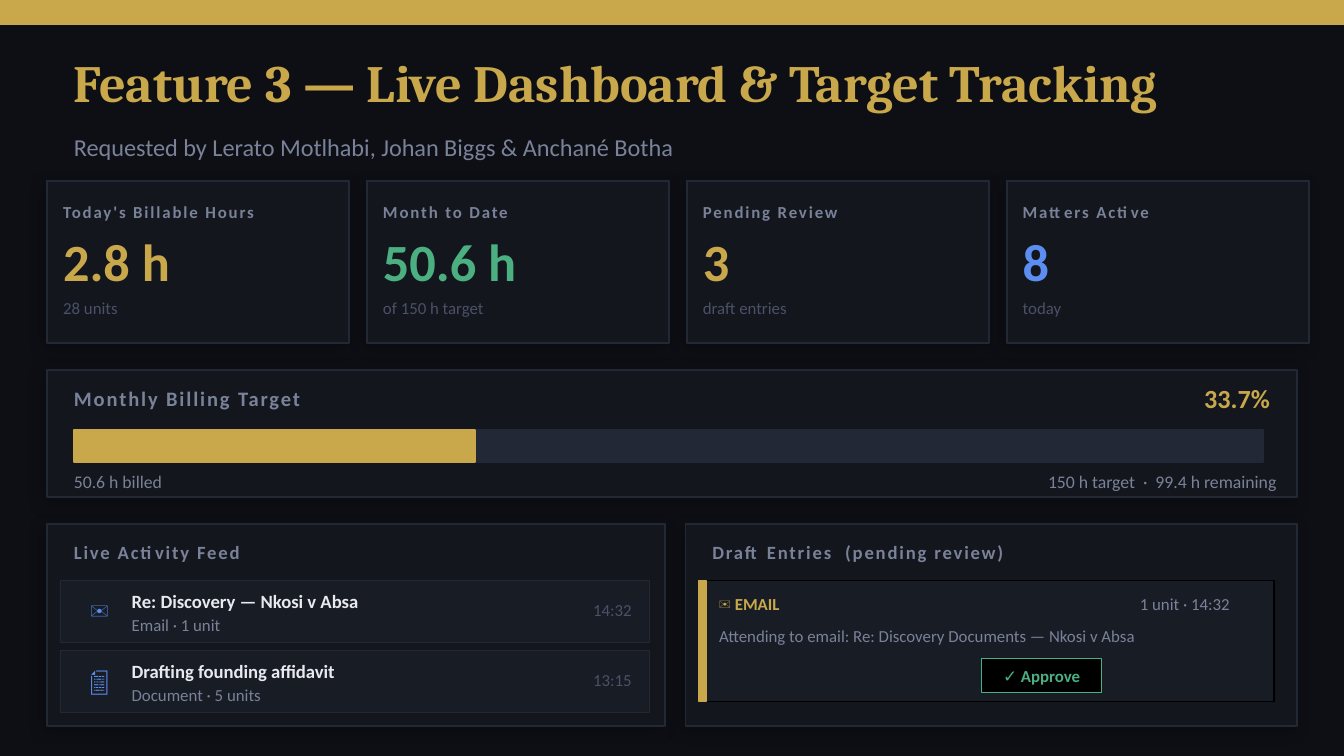
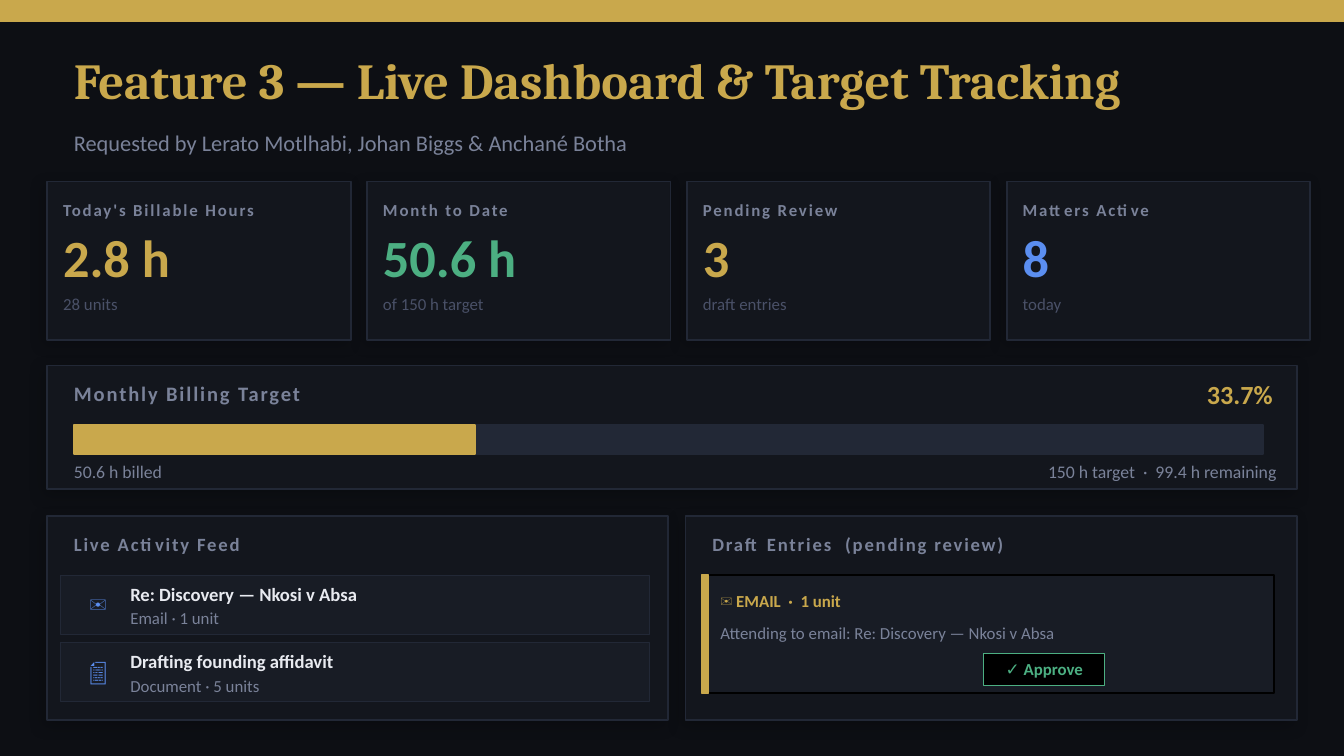
Before and after one commit to konethegreat/timelex-automated-time-tracking, a slide deck: slide 8 of timelex-presenation/TimeLex_Assessment_Presentation.pptx. Drawn at 1344x756 pixels with LibreOffice and Linux fonts; fonts in the diff are those of the drawing. Boxes give left, top, right and bottom in pixels: in the first picture for what was removed or moved away, otherwise in the second. Text is boxed around its words. In the diff, an @@ line names an element or a change of style, - is before the commit and + after.

```diff
--- a/timelex-presenation/TimeLex_Assessment_Presentation.pptx
+++ b/timelex-presenation/TimeLex_Assessment_Presentation.pptx
@@ text "Feature 3 — Live Dashboard ..." at [74,64,1120,110]: size 28 to 27 pt @@
@@ text "Requested by Lerato Motlhabi, Johan ..." at [74,135,627,155]: size 13 to 12 pt @@
@@ text "Pending Review": place and size @@
-text "Pending Review" at [845,545,1003,562]
+text "Pending Review" at [845,537,1003,554]
@@ rectangle: place and size @@
-rectangle at [47,370,1297,497]
+rectangle at [47,366,1297,489]
@@ shadow changed in 6 elements at [47,181,351,340], [367,181,671,340], [687,181,991,340], [1007,181,1310,340], [47,366,1297,489], [47,516,668,720] @@
@@ rectangle: place and size @@
-rectangle at [699,581,1274,702]
+rectangle at [685,516,1297,720]
@@ rectangle at [685,516,1297,720]: fill #181C25 to #13161D; outline #000000 1 pt to #222836 1 pt; shadow on @@
@@ 13 texts, 3 rectangles: place and size @@
-13 texts, 3 rectangles at [60,244,1263,642]
+13 texts, 3 rectangles at [60,240,1263,634]
@@ text "✉" at [78,583,118,624]: size 14 to 13 pt @@
@@ 2 texts, 2 rectangles: place and size @@
-2 texts, 2 rectangles at [699,390,1270,702]
+2 texts, 2 rectangles at [702,386,1273,694]
@@ rectangle: place and size @@
-rectangle at [685,524,1297,726]
+rectangle at [702,575,1274,694]
@@ rectangle at [702,575,1274,694]: fill #13161D to #181C25; outline #222836 1 pt to #000000 1 pt; shadow off @@
@@ text removed at [735,599,780,610] @@
-✉ EMAIL
@@ text at [736,595,841,607]: text changed; text colour #7A8299 to #C9A84C; bold on @@
-1 unit · 14:32
+✉ EMAIL · 1 unit
@@ text removed at [593,605,632,616] @@
-14:32
@@ text at [720,627,1054,642]: text changed @@
-Attending to email: Re: Discovery Documents — Nkosi v Absa
+Attending to email: Re: Discovery — Nkosi v Absa
@@ 5 texts, 2 rectangles: place and size @@
-5 texts, 2 rectangles at [47,476,1276,726]
+5 texts, 2 rectangles at [47,466,1276,720]
@@ text "📄" at [78,650,118,691]: size 14 to 13 pt @@
@@ text removed at [593,675,632,686] @@
-13:15
```
Also in this commit, not shown: 16 other slides changed, 1 slide added, 2 other files.
